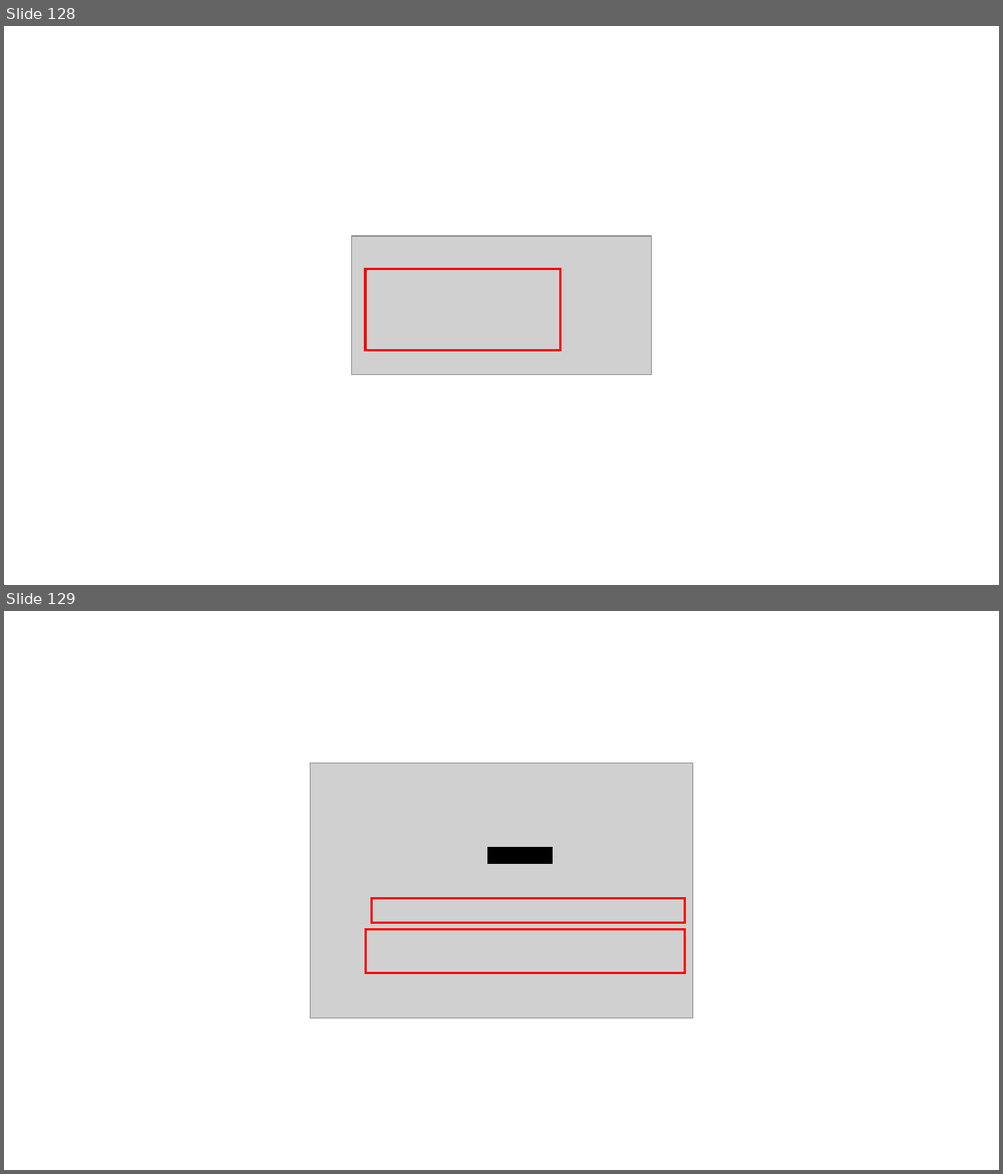
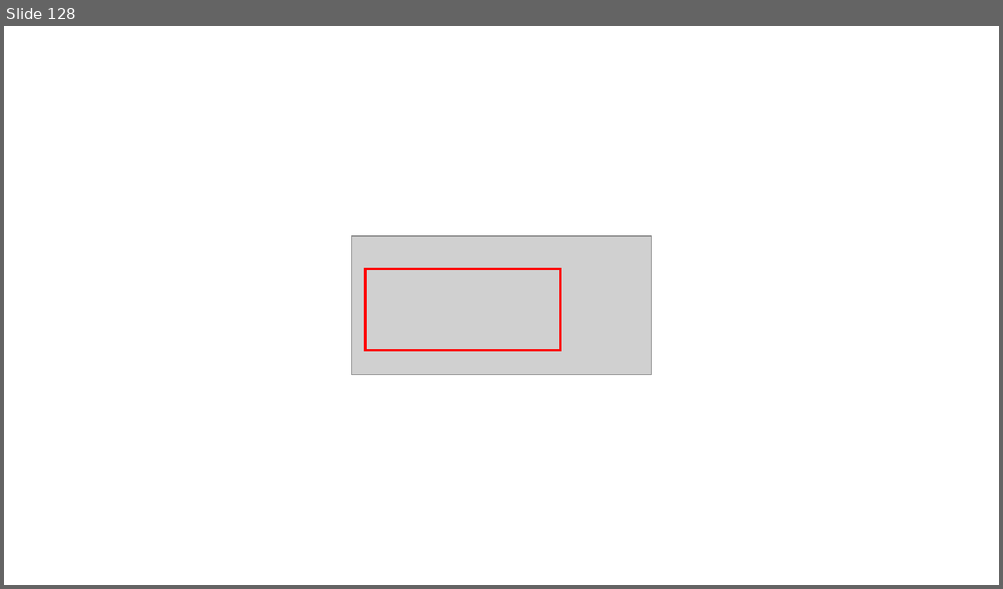
Before and after one commit to nishida2073/ai_navive, a slide deck: 01_テキスト/Git入門_図.pptx. Shown one above the other, each under a label of ours: slides 128 and 129 before the commit, slide 128 after it. The pictures are 1003x1174 and 1003x589 pixels, drawn with LibreOffice and Linux fonts; fonts in the diff are those of the drawing; grey boxes stand for pictures. Boxes give left, top, right and bottom in pixels: in the first picture for what was removed or moved away, otherwise in the second. Text is boxed around its words. In the diff, an @@ line names an element or a change of style, - is before the commit and + after.

```diff
--- a/01_テキスト/Git入門_図.pptx
+++ b/01_テキスト/Git入門_図.pptx
@@ slide 129 removed at (x1=4, y1=611, x2=999, y2=1170), background #FFFFFF @@
@@ picture removed at (x1=310, y1=763, x2=692, y2=1019) @@
@@ rectangle removed at (x1=487, y1=848, x2=552, y2=863) @@
@@ rectangle removed at (x1=371, y1=898, x2=685, y2=923) @@
@@ rectangle removed at (x1=365, y1=930, x2=685, y2=973) @@
```
Also in this commit, not shown: 10 slides changed, 12 slides added, 2 other slides removed, 1 other file.
